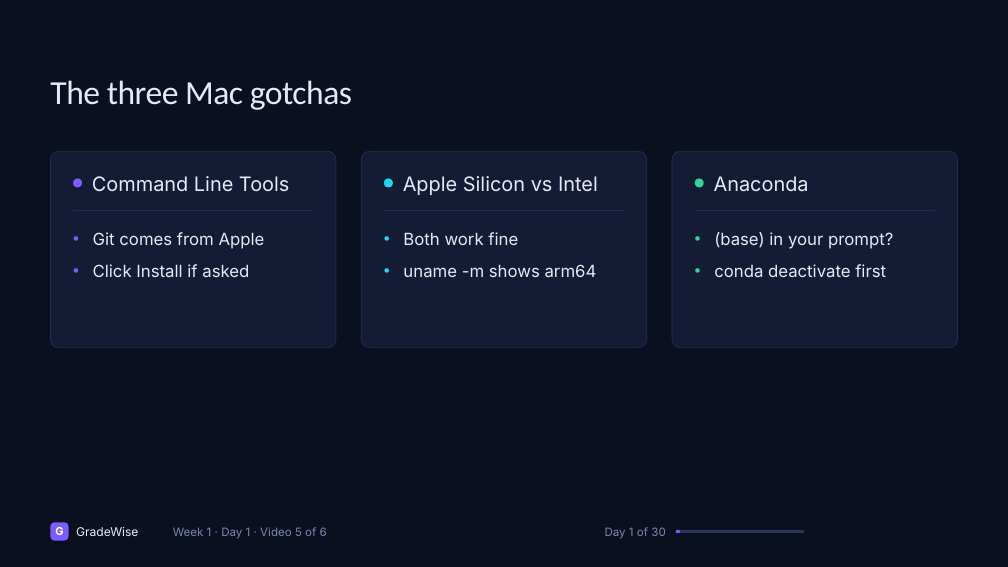
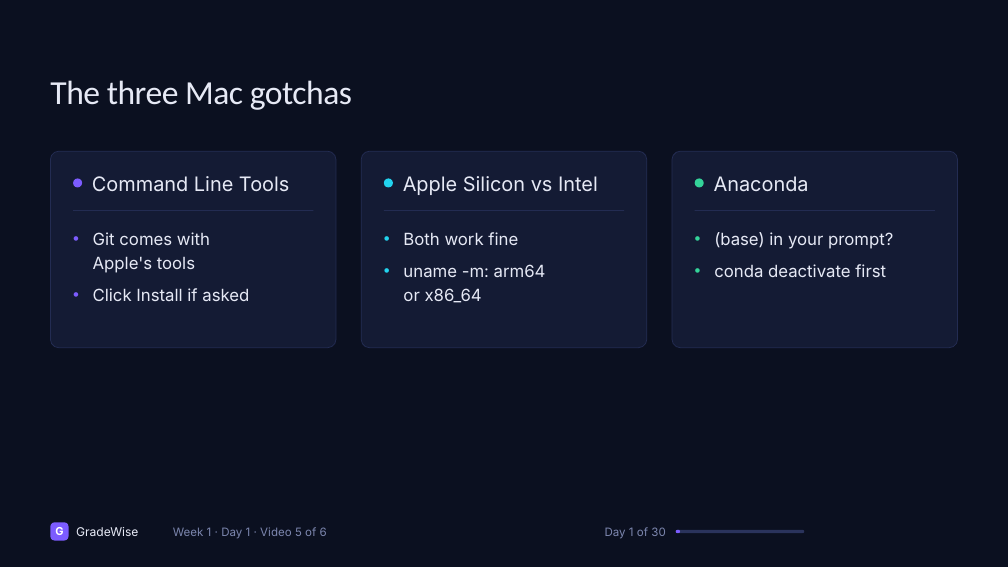
Before and after one commit to jainakshat15/agentic-rag-gradewise, a slide deck: slide 69 of slides/source/week_1.pptx. Drawn at 1008x567 pixels with LibreOffice and Linux fonts; fonts in the diff are those of the drawing. Boxes give left, top, right and bottom in pixels: in the first picture for what was removed or moved away, otherwise in the second. Text is boxed around its words. In the diff, an @@ line names an element or a change of style, - is before the commit and + after.

```diff
--- a/slides/source/week_1.pptx
+++ b/slides/source/week_1.pptx
@@ text at (x1=93, y1=232, x2=210, y2=273): text changed @@
-• Git comes from Apple
+• Git comes with Apple's tools
@@ text at (x1=403, y1=264, x2=546, y2=303): text changed @@
-• uname -m shows arm64
+• uname -m: arm64 or x86_64
```
Also in this commit, not shown: 18 other slides changed, 3 slides added, 1 slide removed, 7 other files.
